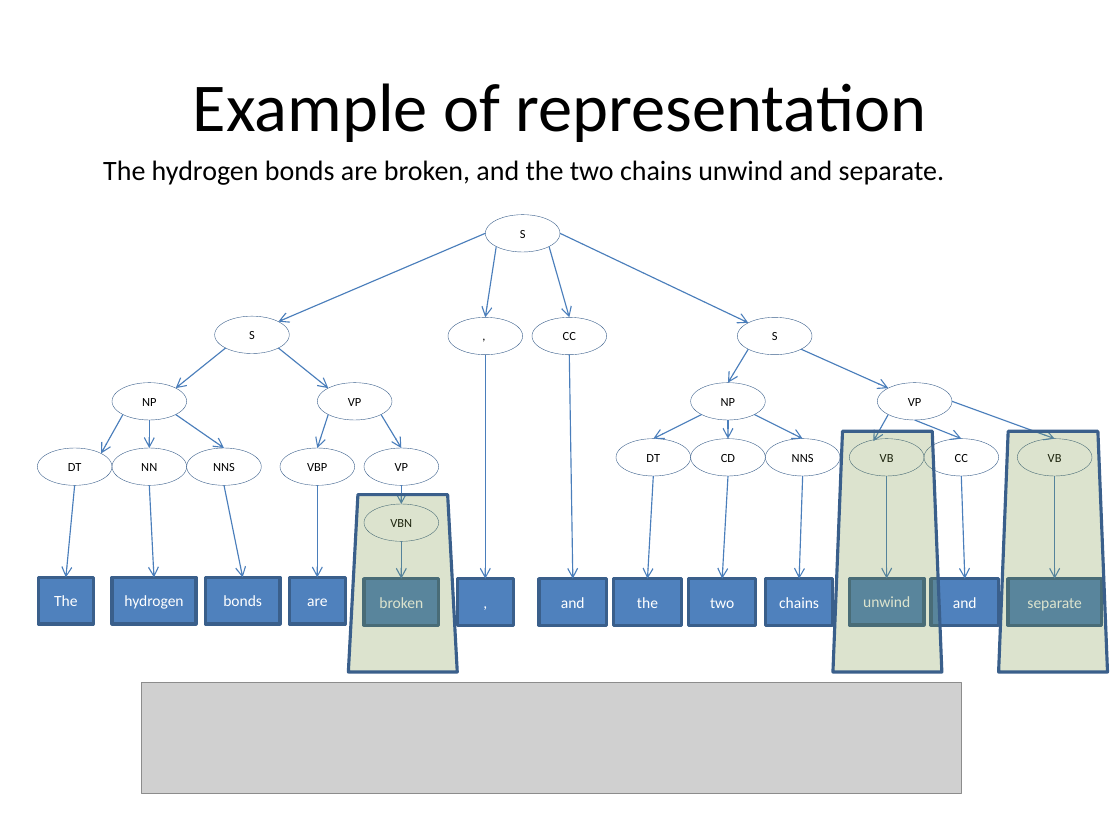
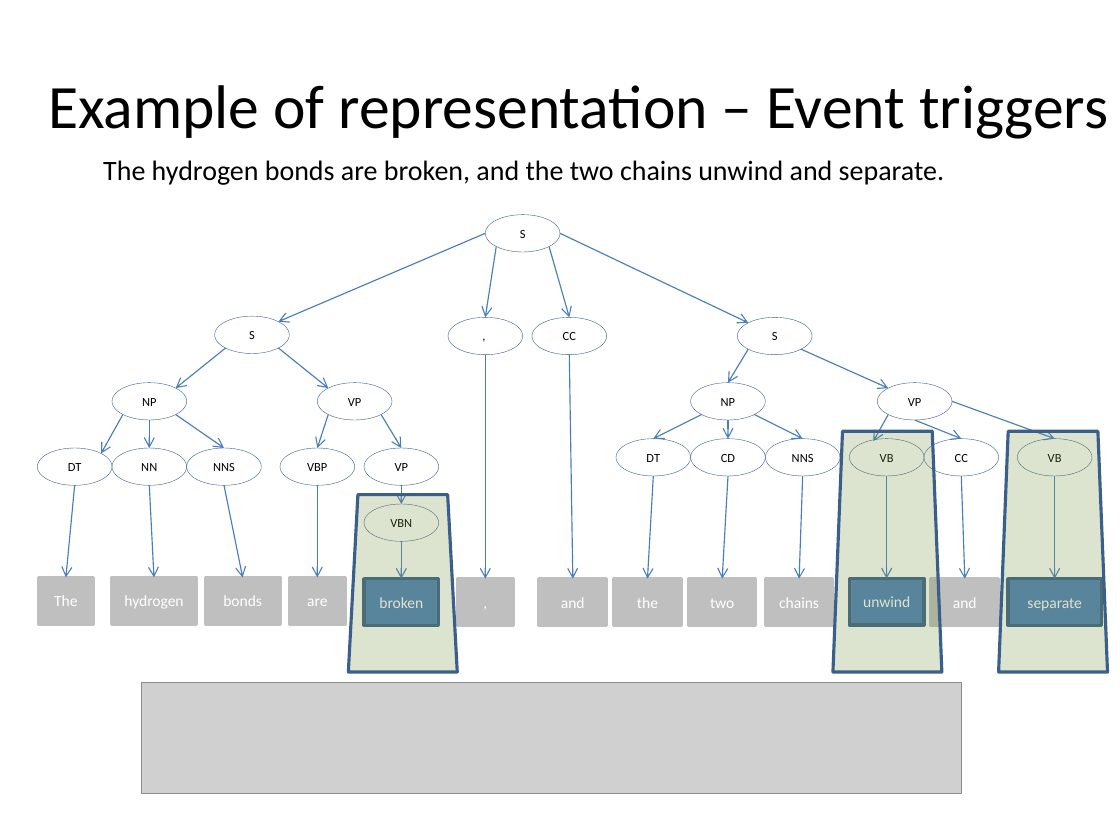
Before and after one commit to ajutscaria/CS224U, a slide deck: slide 6 of Presentation/Anubhai Philip Scaria.pptx (slide 10 before the commit). Drawn at 1120x840 pixels with LibreOffice and Linux fonts; fonts in the diff are those of the drawing; grey boxes stand for pictures. Boxes give left, top, right and bottom in pixels: in the first picture for what was removed or moved away, otherwise in the second. Text is boxed around its words. In the diff, an @@ line names an element or a change of style, - is before the commit and + after.

```diff
--- a/Presentation/Anubhai Philip Scaria.pptx
+++ b/Presentation/Anubhai Philip Scaria.pptx
@@ title at box(48, 85, 1108, 139): text changed; size 44 to 39.6 pt @@
-Example of representation
+Example of representation – Event triggers
@@ fill #4F81BD to #BFBFBF; outline #3A5F8C 2 pt to #BFBFBF 2 pt in 10 elements at box(38, 578, 93, 625), box(112, 578, 196, 625), box(205, 578, 280, 625), box(289, 578, 345, 625), box(539, 579, 606, 626), box(614, 579, 681, 626), box(689, 579, 756, 626), box(765, 579, 832, 626), box(931, 579, 998, 626), box(457, 579, 513, 626) @@
```
Also in this commit, not shown: 8 other slides changed, 12 slides added, 8 slides removed, 1 other file.
